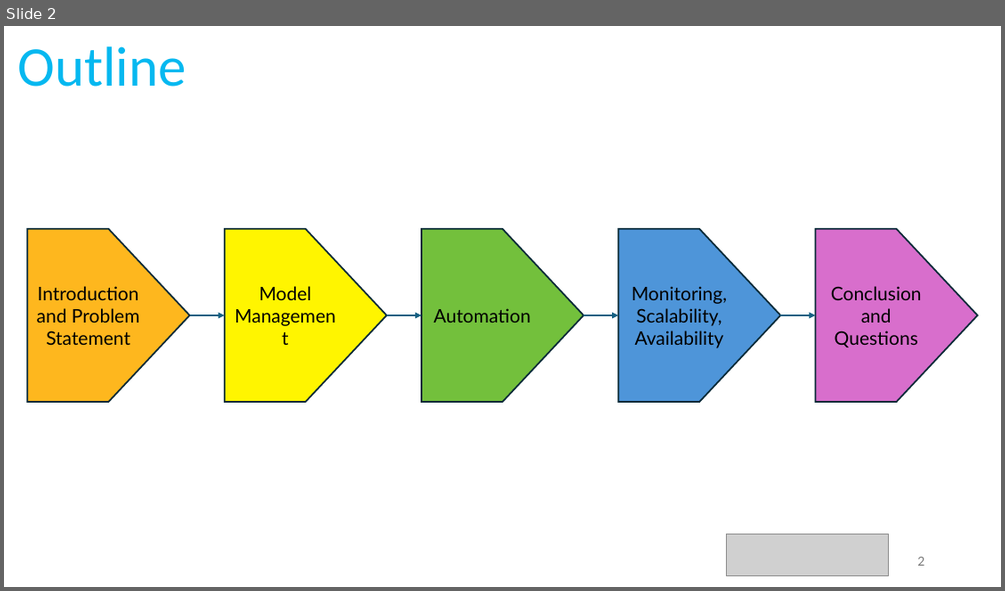
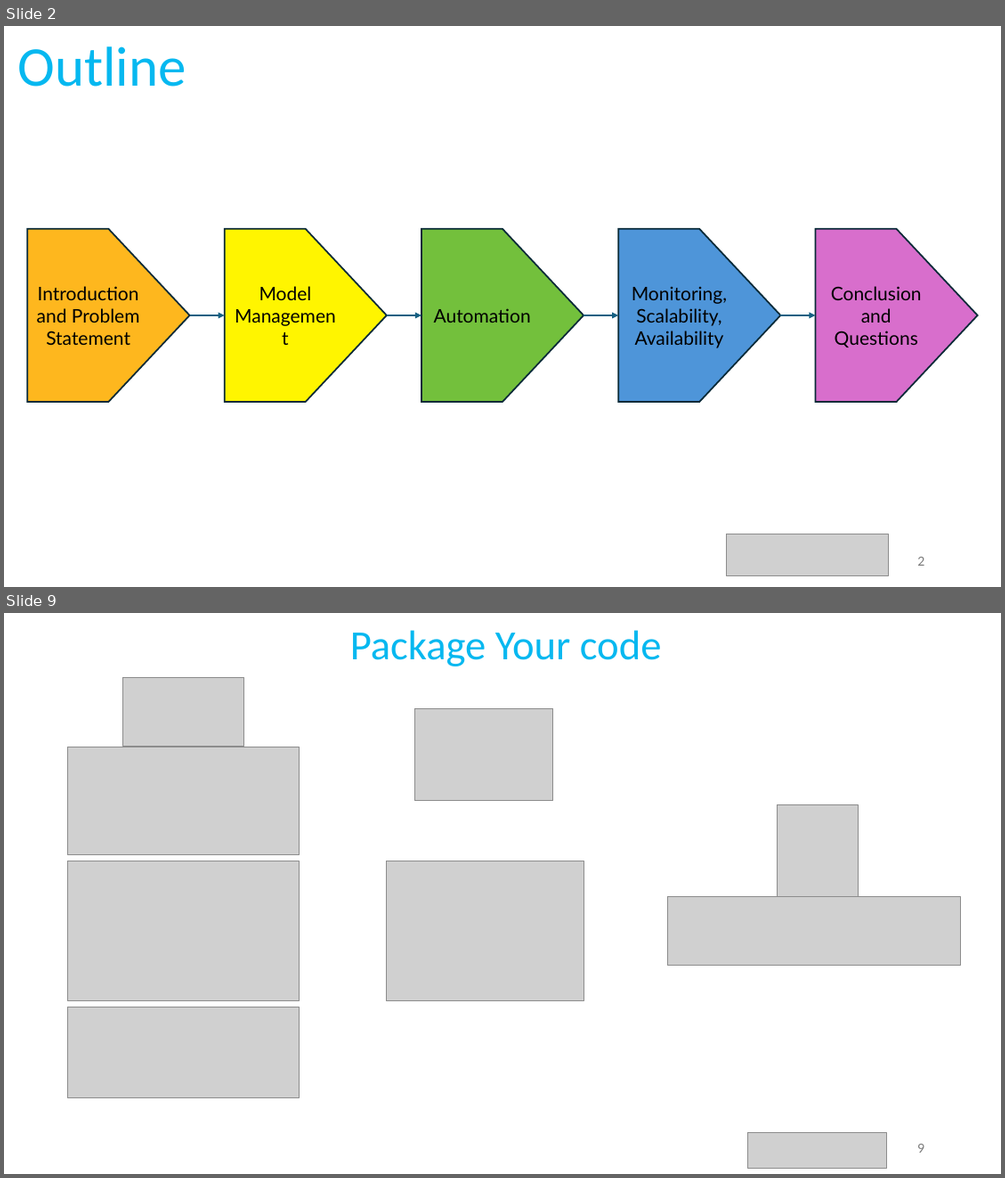
Before and after one commit to ShayanCanty/CaseStudy, a slide deck: casestudy.pptx. Shown one above the other, each under a label of ours: slide 2 before the commit, slides 2 and 9 after it; the slides between them are not shown. The pictures are 1005x591 and 1005x1178 pixels, drawn with LibreOffice and Linux fonts; fonts in the diff are those of the drawing; grey boxes stand for pictures. Boxes give left, top, right and bottom in pixels: in the first picture for what was removed or moved away, otherwise in the second. Text is boxed around its words. In the diff, an @@ line names an element or a change of style, - is before the commit and + after.

```diff
--- a/casestudy.pptx
+++ b/casestudy.pptx
@@ slide 9 added at bbox=[4, 613, 1001, 1174], background #FFFFFF @@
@@ text added at bbox=[350, 630, 662, 666], 40 pt, text #06B8F0 @@
+Package Your code
@@ picture added at bbox=[123, 678, 245, 747] @@
@@ picture added at bbox=[414, 709, 553, 802] @@
@@ picture added at bbox=[67, 747, 299, 855] @@
@@ picture added at bbox=[777, 804, 858, 897] @@
@@ picture added at bbox=[67, 860, 299, 1001] @@
@@ picture added at bbox=[386, 860, 583, 1001] @@
@@ picture added at bbox=[668, 896, 961, 965] @@
@@ picture added at bbox=[67, 1006, 299, 1097] @@
@@ picture added at bbox=[748, 1133, 886, 1167] @@
@@ page number added at bbox=[917, 1143, 924, 1152], 12 pt, text #797979 @@
+9
```
Also in this commit, not shown: 2 slides changed, 25 other slides added, 1 slide removed.
